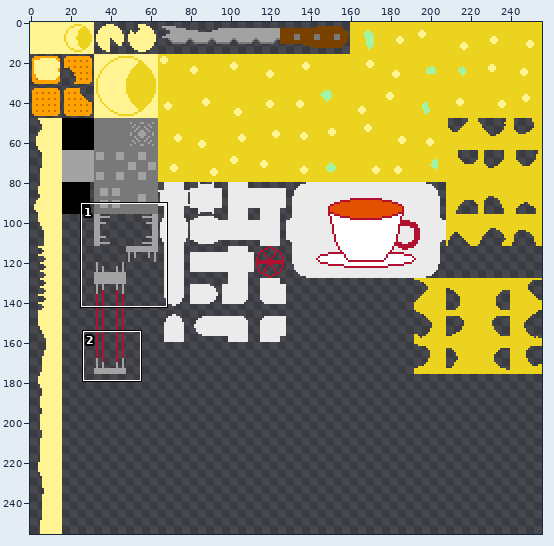
Pixel-art file -- Assets/Raw/TileSets/3x_tiles.aseprite. Above: a wide view before the commit, with the close-up outlined.
Close-up. First the earlier version:
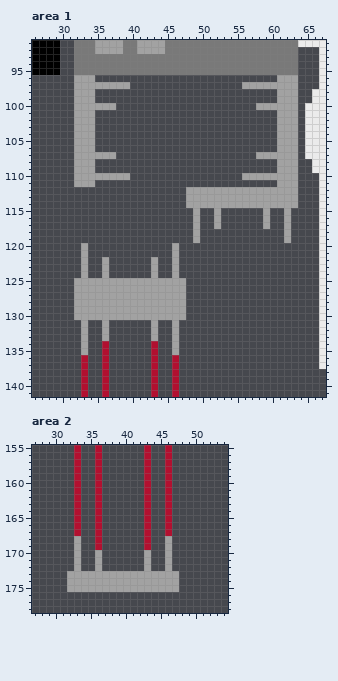
256x256 pixels, 1 frame. Shown: area 1: x 26..67, y 91..141; area 2: x 27..54, y 155..178.
The same view after the edit:
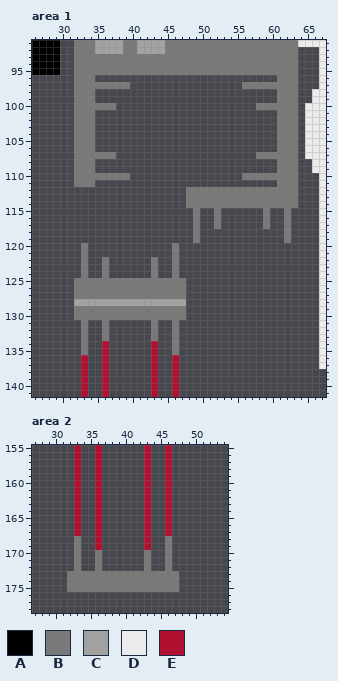
Palette (. is transparent): A #000000  B #797979  C #a2a2a2  D #ebebeb  E #b21030
From old to new:
Changed rows in their new state; - is an unchanged pixel.
Area 1, layer "Layer 1":
first column x 32:
 96 BBB--------------------------BBB
 97 BBBBBBBB----------------BBBBBBBB
 98 BBB--------------------------BBB
 99 BBB--------------------------BBB
100 BBBBBB--------------------BBBBBB
101 BBB--------------------------BBB
102 BBB--------------------------BBB
103 BBB--------------------------BBB
104 BBB--------------------------BBB
105 BBB--------------------------BBB
106 BBB--------------------------BBB
107 BBBBBB--------------------BBBBBB
108 BBB--------------------------BBB
109 BBB--------------------------BBB
110 BBBBBBBB----------------BBBBBBBB
111 BBB--------------------------BBB
112 ----------------BBBBBBBBBBBBBBBB
113 ----------------BBBBBBBBBBBBBBBB
114 ----------------BBBBBBBBBBBBBBBB
115 -----------------B--B------B--B-
116 -----------------B--B------B--B-
117 -----------------B--B------B--B-
118 -----------------B------------B-
119 -----------------B------------B-
120 -B------------B-----------------
121 -B------------B-----------------
122 -B--B------B--B-----------------
123 -B--B------B--B-----------------
124 -B--B------B--B-----------------
125 BBBBBBBBBBBBBBBB----------------
126 BBBBBBBBBBBBBBBB----------------
127 BBBBBBBBBBBBBBBB----------------
129 BBBBBBBBBBBBBBBB----------------
130 BBBBBBBBBBBBBBBB----------------
131 -B--B------B--B-----------------
132 -B--B------B--B-----------------
133 -B--B------B--B-----------------
134 -B------------B-----------------
135 -B------------B-----------------
Area 2, layer "Layer 1":
first column x 32:
168 -B------------B-
169 -B------------B-
170 -B--B------B--B-
171 -B--B------B--B-
172 -B--B------B--B-
173 BBBBBBBBBBBBBBBB
174 BBBBBBBBBBBBBBBB
175 BBBBBBBBBBBBBBBB
